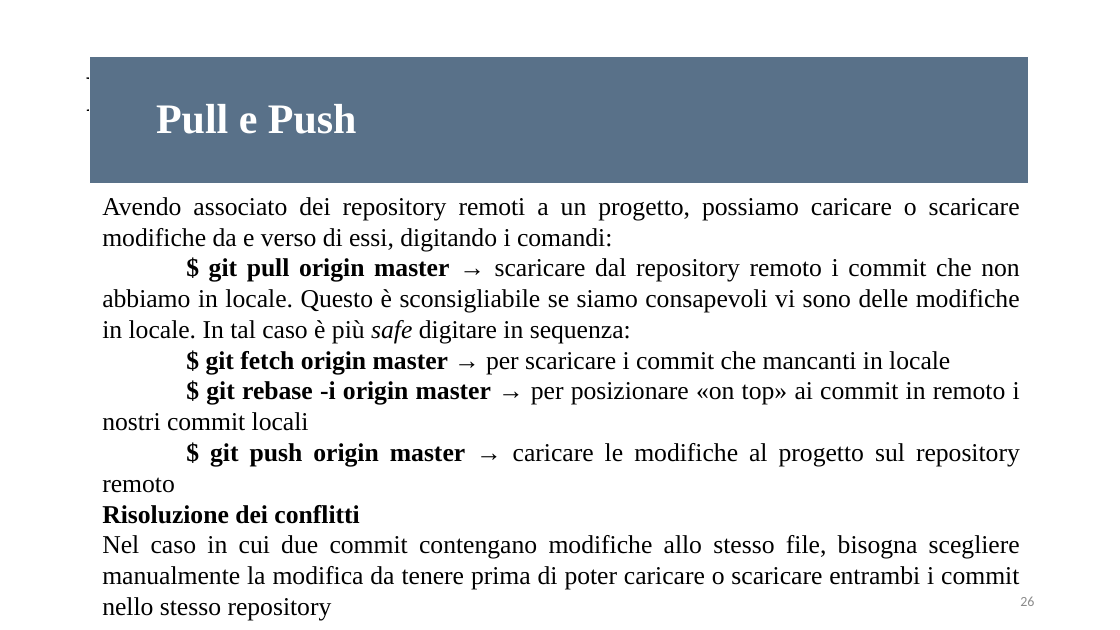
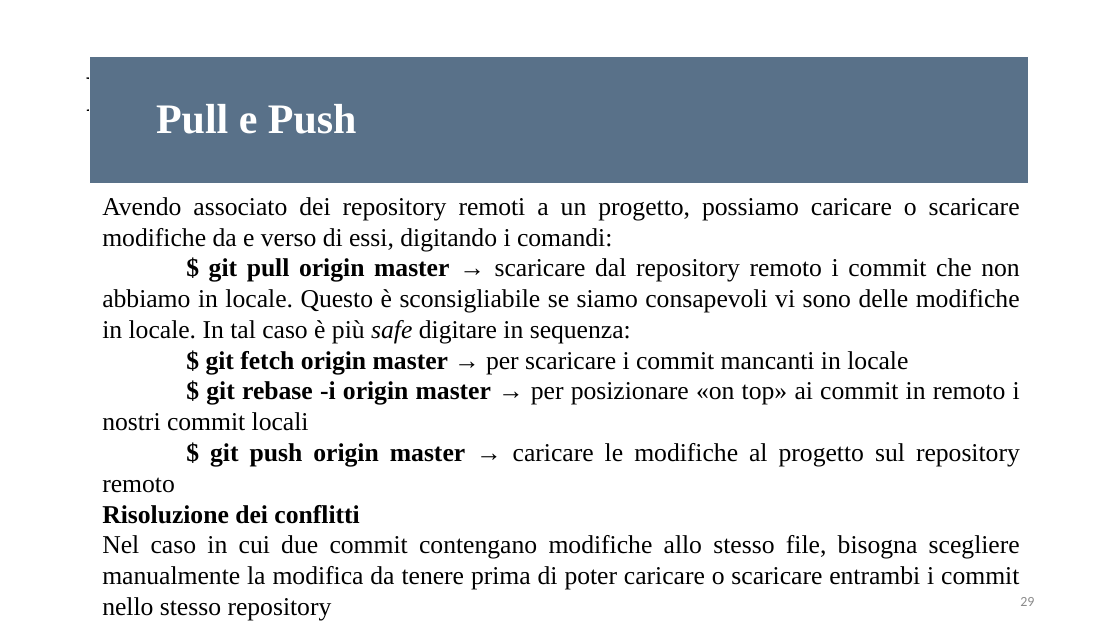
Before and after one commit to Vincenzocr/Slides-Ingegneria-Finanziaria-Unict, a slide deck: slide 29 of Configurazione Anaconda e PyCharm - Introduzione Git.pptx (slide 26 before the commit). Drawn at 1120x630 pixels with LibreOffice and Linux fonts; fonts in the diff are those of the drawing. Boxes give left, top, right and bottom in pixels: in the first picture for what was removed or moved away, otherwise in the second. Text is boxed around its words. In the diff, an @@ line names an element or a change of style, - is before the commit and + after.

```diff
--- a/Configurazione Anaconda e PyCharm - Introduzione Git.pptx
+++ b/Configurazione Anaconda e PyCharm - Introduzione Git.pptx
@@ text at [206, 351, 908, 374]: text changed @@
-$ git fetch origin master → per scaricare i commit che mancanti in locale
+$ git fetch origin master → per scaricare i commit mancanti in locale
@@ page number at [1020, 597, 1034, 606]: text changed @@
-26
+29
```
Also in this commit, not shown: 5 other slides changed, 3 slides added, 3 other files.
